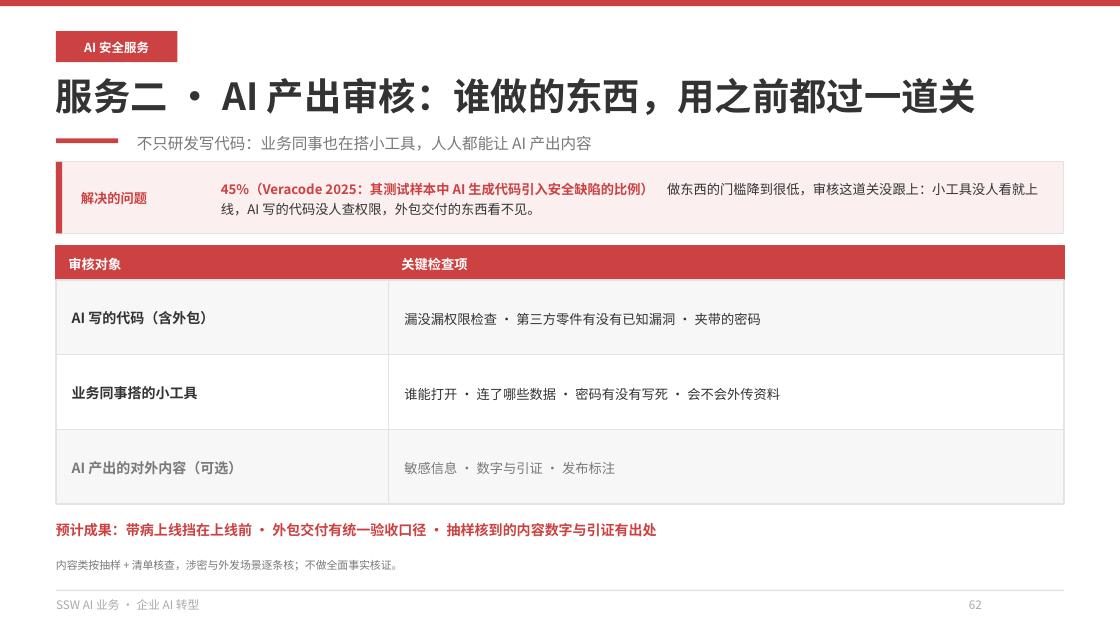
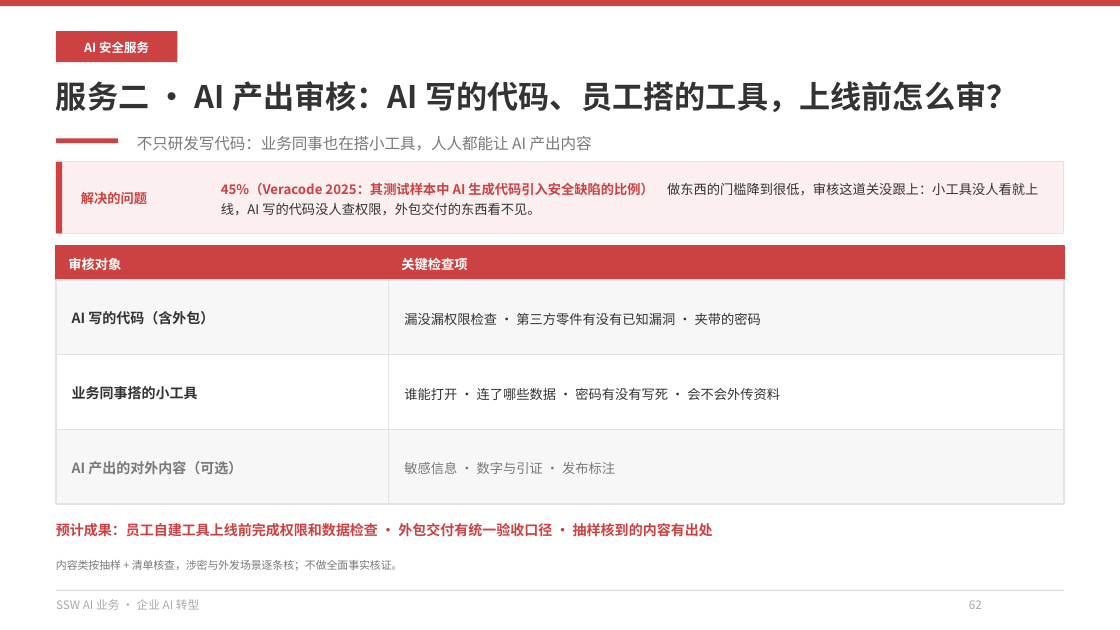
Before and after one commit to hveraus/ssw-business, a slide deck: slide 62 of SSW AI 业务_v2/SSW AI 业务_v3.pptx. Drawn at 1120x630 pixels with LibreOffice and Linux fonts; fonts in the diff are those of the drawing. Boxes give left, top, right and bottom in pixels: in the first picture for what was removed or moved away, otherwise in the second. Text is boxed around its words. In the diff, an @@ line names an element or a change of style, - is before the commit and + after.

Commit message:
第八部分措辞按评审改写（12 处）
- P58 分隔页：改为「现有安全工具继续用，业务权限和流程还要单独验证」，导览行「查系统 · 审代码 · 管助手」
- P60 盲区页：标题改「哪些业务风险需要单独验证？」，页底改「现有安全工具继续用，业务权限和流程单独验证」
- P59 三项服务：标题改「查现有系统 · 审代码与工具 · 管运行中的助手」，卡标签改「现有系统 / 运行中的助手」
- P61 服务一：问题条以「攻击者可以借助 AI 批量尝试」开头并接订单权限例子；四步改动词「多权限账号验证 / 确认影响并出报告」
- P62 服务二：标题改「AI 写的代码、员工搭的工具，上线前怎么审？」，成果改「员工自建工具上线前完成权限和数据检查」
- P63 服务三：副标改「AI 按用户权限取数，关键操作经授权人员确认；先评估现有模型与平台能接入哪些控制」
- P64 架构：标题改「数据存在哪，什么情况下会发给外部模型？」
- P65 报告：标题改「一条安全问题，报告里怎么写？」，三项改影响/修复建议/复测结果，页底与「SSW 内部实践」标签同步
- P66 诊断：标题改「选一个模块，做一次 3 天安全诊断」，副标写交付内容，不收费口径并入页底
- P34 数据安全：副标改「部署前，先和你确认这四件事」，第三卡改「哪些数据可以发给外部模型」

```diff
--- a/SSW AI 业务_v2/SSW AI 业务_v3.pptx
+++ b/SSW AI 业务_v2/SSW AI 业务_v3.pptx
@@ text at (56, 81, 1017, 112): text changed; size 24 to 20 pt @@
-服务二 · AI 产出审核：谁做的东西，用之前都过一道关
+服务二 · AI 产出审核：AI 写的代码、员工搭的工具，上线前怎么审？
@@ text at (56, 523, 713, 537): text changed @@
-预计成果：带病上线挡在上线前 · 外包交付有统一验收口径 · 抽样核到的内容数字与引证有出处
+预计成果：员工自建工具上线前完成权限和数据检查 · 外包交付有统一验收口径 · 抽样核到的内容有出处
```
Also in this commit, not shown: 10 other slides changed, 1 other file.
